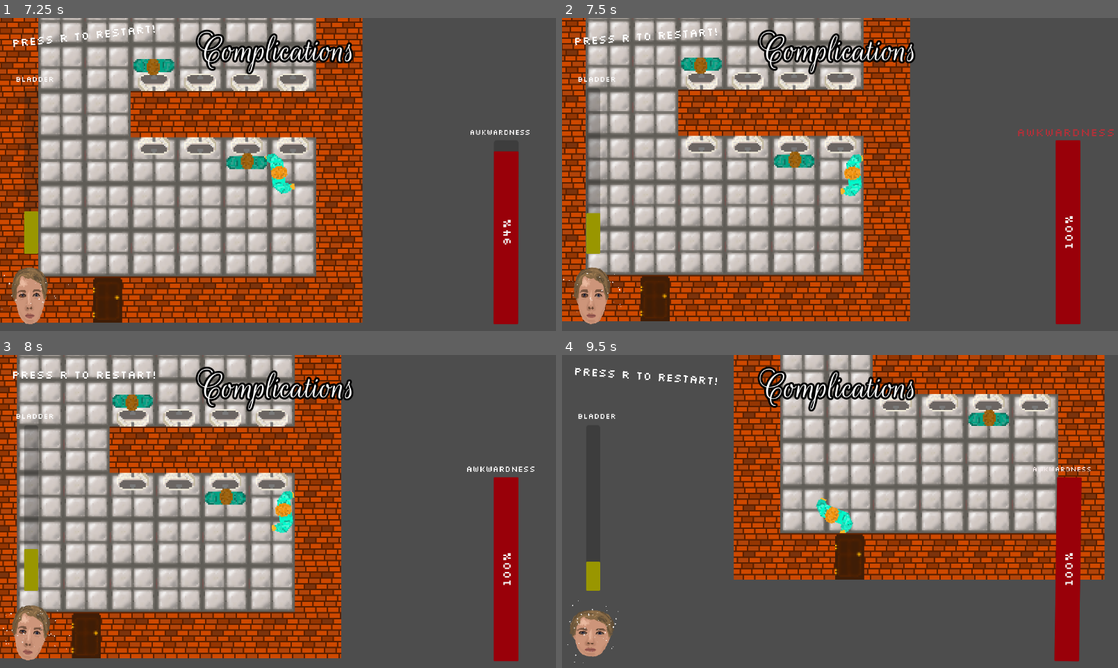
Above: before the commit, frames 1-4 (two rows, left to right).
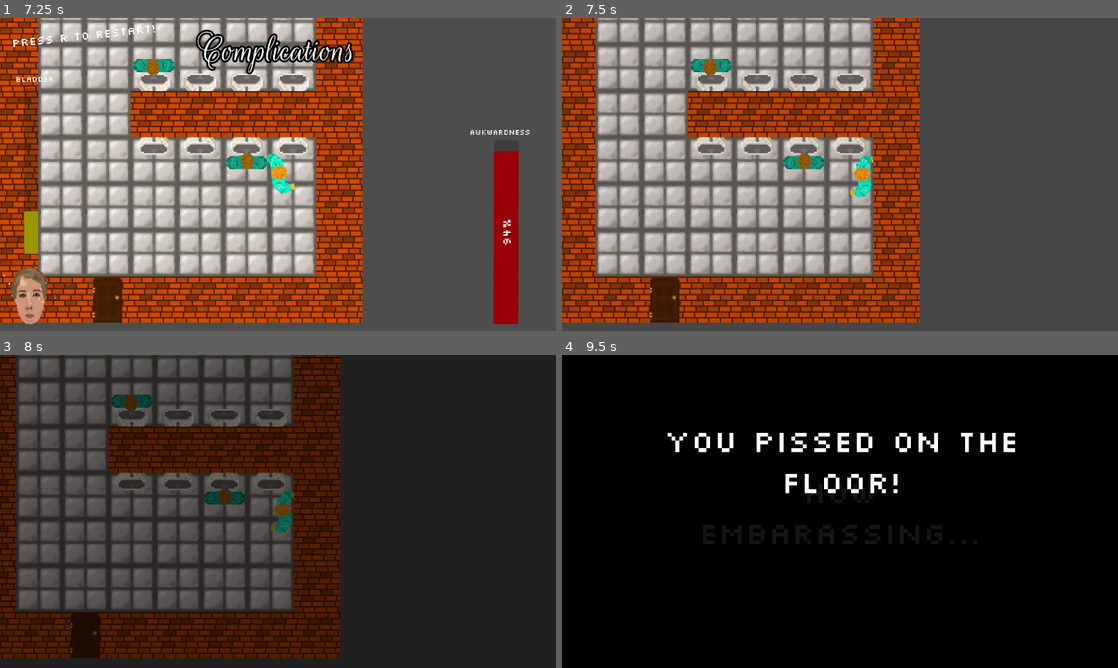
Above: after the commit, the same moments.

Repository: Jibby-Games/PizzaJam11
Game: Godot game, scene res://levels/level4.tscn
Same seed, same stepped clock (60 frames per second), same inputs: the game is played once before the commit and once after it. This scene is started directly instead of the project's main scene.
Inputs (mouse positions are in pixels of both pictures, inside the frame that each line leads up to):
- Up to frame 1 (7.25 s): tap R (restart) every 0.75 s from 0.5 to 4.25 s; move the mouse to (400, 158) at 0.52 s; press the mouse at (400, 158) at 0.53 s; hold D (right) 0.53-1.28 s; tap Enter (ui_accept) at 0.77, 1.52, 3.02, 3.77, 4.52, 6.02, 6.77 s; move the mouse to (166, 190) at 1.27 s; release the mouse at (166, 190) at 1.28 s; hold S (down) 1.28-2.03 s; click (166, 190) at 1.35 s; move the mouse to (333, 105) at 2.02 s; press the mouse at (333, 105) at 2.03 s; hold D (right) 2.03-2.78 s; move the mouse to (250, 237) at 2.77 s; release the mouse at (250, 237) at 2.78 s; hold W (up) 2.78-3.53 s; click (250, 237) at 2.85 s; move the mouse to (444, 221) at 3.52 s; press the mouse at (444, 221) at 3.53 s; hold A (left) 3.53-5.03 s; move the mouse to (111, 127) at 4.27 s; release the mouse at (111, 127) at 4.28 s; click (111, 127) at 4.35 s; move the mouse to (305, 174) at 5.02 s; press the mouse at (305, 174) at 5.03 s; hold S (down) 5.03-5.78 s; move the mouse to (194, 96) at 5.77 s; release the mouse at (194, 96) at 5.78 s; hold D (right) 5.78-6.53 s; click (194, 96) at 5.85 s; move the mouse to (400, 158) at 6.52 s; press the mouse at (400, 158) at 6.53 s; hold W (up) from 6.53 s (still down)
- Up to frame 2 (7.5 s): move the mouse to (728, 190) at 7.27 s; release W (up) at 7.28 s; release the mouse at (728, 190) at 7.28 s; hold D (right) from 7.28 s (still down); click (728, 190) at 7.35 s
- Up to frame 3 (8 s): keep holding D (right); tap Enter (ui_accept) at 7.52 s
- Up to frame 4 (9.5 s): move the mouse to (895, 442) at 8.02 s; release D (right) at 8.03 s; press the mouse at (895, 442) at 8.03 s; hold S (down) 8.03-8.78 s; move the mouse to (812, 574) at 8.77 s; release the mouse at (812, 574) at 8.78 s; hold A (left) from 8.78 s (still down); click (812, 574) at 8.85 s; tap Enter (ui_accept) at 9.02 s

Frame 1 is identical in both runs. In frame 2, 47% of the frame differs, in the area x 0-100%, y 0-98%; in frame 3, 99%; in frame 4, 99%, in the area x 0-100%, y 0-100%.

Commit message:
Make dying possible in bathrooms

Diff:
--- a/levels/level1.tscn
+++ b/levels/level1.tscn
@@ -6,5 +6,8 @@
 [node name="Level" instance=ExtResource("1_frqf6")]
 level_name = "The Ideal"
 
+[node name="Player" parent="." index="1"]
+can_die_embarrassment = true
+
 [node name="Urinal" parent="." index="2" instance=ExtResource("3_ix8cv")]
 position = Vector2(112, -16)
--- a/levels/level2.tscn
+++ b/levels/level2.tscn
@@ -8,6 +8,9 @@
 
 [node name="TileMap" parent="." index="0"]
 layer_0/tile_data = PackedInt32Array(65537, 0, 0, 1, 0, 0, -65535, 0, 0, 65538, 262144, 0, 2, 262144, 0, -65534, 262144 …(702 unchanged characters)…
+
+[node name="Player" parent="." index="1"]
+can_die_embarrassment = true
 
 [node name="BreakableUrinal" parent="." index="2" instance=ExtResource("3_euc5j")]
 z_index = 0
--- a/levels/level3.tscn
+++ b/levels/level3.tscn
@@ -10,6 +10,9 @@
 [node name="TileMap" parent="." index="0"]
 layer_0/tile_data = PackedInt32Array(65537, 262144, 0, 1, 262144, 0, -65535, 262144, 0, 65538, 262144, 0, 2, 262144, 0, …(842 unchanged characters)…
 
+[node name="Player" parent="." index="1"]
+can_die_embarrassment = true
+
 [node name="Urinal2" parent="." index="2" instance=ExtResource("2_v1w42")]
 position = Vector2(16, -48)
 rotation = -1.57079
@@ -18,6 +21,6 @@
 position = Vector2(16, -80)
 rotation = -1.57079
 
-[node name="OccupiedUrinal" parent="." index="6" instance=ExtResource("4_a5yn7")]
+[node name="OccupiedUrinal" parent="." index="4" instance=ExtResource("4_a5yn7")]
 position = Vector2(16, -16)
 rotation = -1.57079
--- a/levels/level4.tscn
+++ b/levels/level4.tscn
@@ -11,30 +11,33 @@
 [node name="TileMap" parent="." index="0"]
 layer_0/tile_data = PackedInt32Array(65537, 0, 0, 1, 0, 0, -65535, 0, 0, 65538, 262144, 0, 2, 262144, 0, -65534, 262144 …(1112 unchanged characters)…
 
-[node name="OccupiedUrinal" parent="." index="4" instance=ExtResource("2_xgo7m")]
+[node name="Player" parent="." index="1"]
+can_die_embarrassment = true
+
+[node name="OccupiedUrinal" parent="." index="2" instance=ExtResource("2_xgo7m")]
 position = Vector2(208, -16)
 
-[node name="OccupiedUrinal2" parent="." index="5" instance=ExtResource("2_xgo7m")]
+[node name="OccupiedUrinal2" parent="." index="3" instance=ExtResource("2_xgo7m")]
 position = Vector2(144, -80)
 rotation = 3.14159
 
-[node name="Urinal" parent="." index="6" instance=ExtResource("3_hxyns")]
+[node name="Urinal" parent="." index="4" instance=ExtResource("3_hxyns")]
 position = Vector2(176, -16)
 
-[node name="Urinal3" parent="." index="7" instance=ExtResource("3_hxyns")]
+[node name="Urinal3" parent="." index="5" instance=ExtResource("3_hxyns")]
 position = Vector2(176, -80)
 rotation = -3.14159
 
-[node name="Urinal4" parent="." index="8" instance=ExtResource("3_hxyns")]
+[node name="Urinal4" parent="." index="6" instance=ExtResource("3_hxyns")]
 position = Vector2(240, -80)
 rotation = -3.14159
 
-[node name="Urinal2" parent="." index="9" instance=ExtResource("3_hxyns")]
+[node name="Urinal2" parent="." index="7" instance=ExtResource("3_hxyns")]
 position = Vector2(240, -16)
 
-[node name="BreakableUrinal" parent="." index="10" instance=ExtResource("4_0mwft")]
+[node name="BreakableUrinal" parent="." index="8" instance=ExtResource("4_0mwft")]
 position = Vector2(144, -16)
 
-[node name="BreakableUrinal2" parent="." index="11" instance=ExtResource("4_0mwft")]
+[node name="BreakableUrinal2" parent="." index="9" instance=ExtResource("4_0mwft")]
 position = Vector2(208, -80)
 rotation = -3.14159
--- a/levels/level5.tscn
+++ b/levels/level5.tscn
@@ -10,7 +10,10 @@
 [node name="TileMap" parent="." index="0"]
 layer_0/tile_data = PackedInt32Array(65537, 0, 0, 1, 0, 0, -65535, 0, 0, 65538, 262144, 0, 2, 262144, 0, -65534, 262144 …(6095 unchanged characters)…
 
-[node name="OccupiedUrinal" parent="." index="4" instance=ExtResource("2_2higs")]
+[node name="Player" parent="." index="1"]
+can_die_embarrassment = true
+
+[node name="OccupiedUrinal" parent="." index="2" instance=ExtResource("2_2higs")]
 position = Vector2(240, -304)
 rotation = -1.57079
 
@@ -18,7 +21,7 @@
 entered_text_array = ["Do you mind?", "Can't three guys piss in peace?"]
 exited_text_array = ["Get lost weirdo!", "Finally, that dude left", "Now where were we..."]
 
-[node name="OccupiedUrinal3" parent="." index="5" instance=ExtResource("2_2higs")]
+[node name="OccupiedUrinal3" parent="." index="3" instance=ExtResource("2_2higs")]
 position = Vector2(240, -272)
 rotation = -1.57079
 
@@ -26,7 +29,7 @@
 entered_text_array = ["Hehe mine's bigger", "Wow, nice cock bro"]
 exited_text_array = []
 
-[node name="OccupiedUrinal2" parent="." index="6" instance=ExtResource("2_2higs")]
+[node name="OccupiedUrinal2" parent="." index="4" instance=ExtResource("2_2higs")]
 position = Vector2(240, -336)
 rotation = -1.57079
 
@@ -34,11 +37,11 @@
 entered_text_array = ["Hey! We're pissing here!", "*sigh* Kidney stones, AGAIN..."]
 exited_text_array = ["HNNNNNGGGG", "Aww he didn't wanna join :("]
 
-[node name="Urinal" parent="." index="7" instance=ExtResource("3_d84ew")]
+[node name="Urinal" parent="." index="5" instance=ExtResource("3_d84ew")]
 position = Vector2(-752, -560)
 rotation = 1.57079
 
-[node name="OccupiedUrinal4" parent="." index="8" instance=ExtResource("2_2higs")]
+[node name="OccupiedUrinal4" parent="." index="6" instance=ExtResource("2_2higs")]
 position = Vector2(-816, -496)
 rotation = -1.57079
 
--- a/levels/level6.tscn
+++ b/levels/level6.tscn
@@ -10,18 +10,21 @@
 [node name="TileMap" parent="." index="0"]
 layer_0/tile_data = PackedInt32Array(65537, 0, 0, 1, 0, 0, -65535, 0, 0, 65538, 262144, 0, 2, 262144, 0, -65534, 262144 …(13944 unchanged characters)…
 
-[node name="NPC" parent="." index="4" instance=ExtResource("2_4eb60")]
+[node name="Player" parent="." index="1"]
+can_die_embarrassment = true
+
+[node name="NPC" parent="." index="2" instance=ExtResource("2_4eb60")]
 position = Vector2(80, -16)
 rotation = 0.785397
 entered_text_array = ["Good luck, adventurer"]
 exited_text_array = []
 
-[node name="NPC2" parent="." index="5" instance=ExtResource("2_4eb60")]
+[node name="NPC2" parent="." index="3" instance=ExtResource("2_4eb60")]
 position = Vector2(-272, -528)
 rotation = -0.785397
 entered_text_array = ["What the piss kind of bathroom is this!?"]
 exited_text_array = ["Whatever"]
 
-[node name="Urinal" parent="." index="6" instance=ExtResource("3_uvnyw")]
+[node name="Urinal" parent="." index="4" instance=ExtResource("3_uvnyw")]
 position = Vector2(16, -656)
 rotation = 1.57079
--- a/player/player.gd
+++ b/player/player.gd
@@ -8,6 +8,7 @@
 @export var current_piss_volume = 40.0
 @export var max_piss_volume = 100.0
 
+@export var can_die_embarrassment = false
 @export var max_embarrassment = 100
 var current_embarrassment := 0.0
 var frame_embarrassment_increment = 0
@@ -150,9 +151,10 @@
 	current_embarrassment += frame_embarrassment_increment
 	frame_embarrassment_increment = 0
 
-	#if current_embarrassment > max_embarrassment:
-		#print("The player had too much embarrassment and failed")
-		#trigger_fail(last_embarrassment_reason)
+	if can_die_embarrassment:
+		if current_embarrassment > max_embarrassment:
+			print("The player had too much embarrassment and failed")
+			trigger_fail(last_embarrassment_reason)
 
 
 func set_piss_distance(dist: float) -> void:
--- a/ui/ui.tscn
+++ b/ui/ui.tscn
@@ -499,7 +499,7 @@
 anchors_preset = 10
 anchor_right = 1.0
 offset_top = -200.0
-offset_right = 12672.0
+offset_right = 13824.0
 offset_bottom = -20.0
 grow_horizontal = 2
 texture = SubResource("PlaceholderTexture2D_uuvvp")
@@ -512,7 +512,7 @@
 anchor_right = 1.0
 anchor_bottom = 1.0
 offset_top = 668.0
-offset_right = 12672.0
+offset_right = 13824.0
 offset_bottom = 848.0
 grow_horizontal = 2
 grow_vertical = 0
